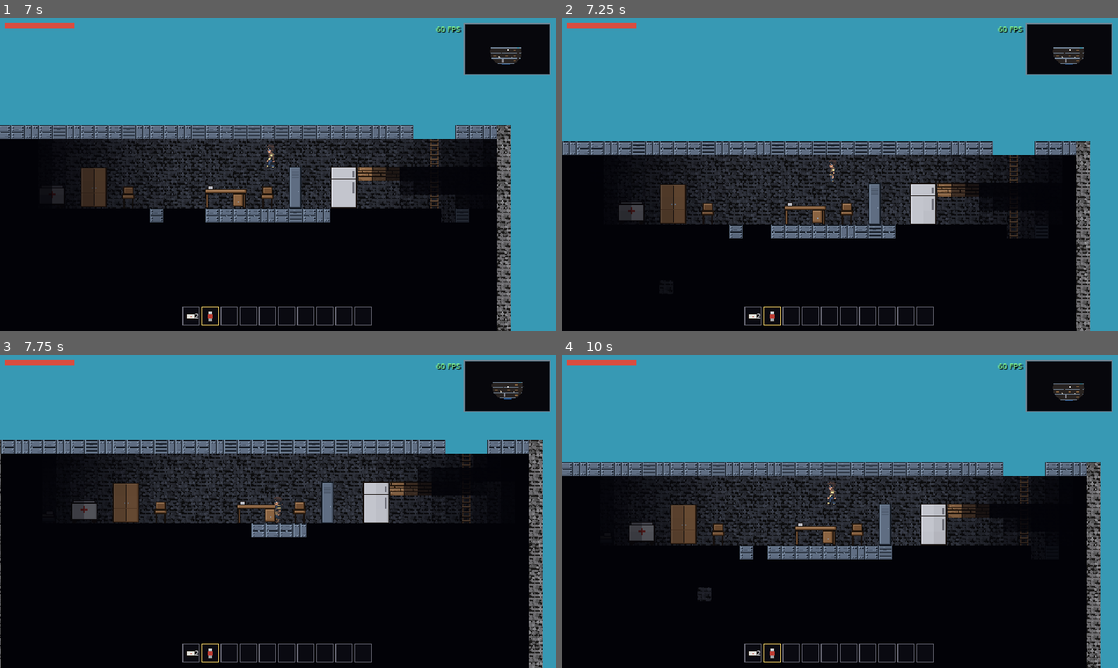
Above: before the commit, frames 1-4 (two rows, left to right).
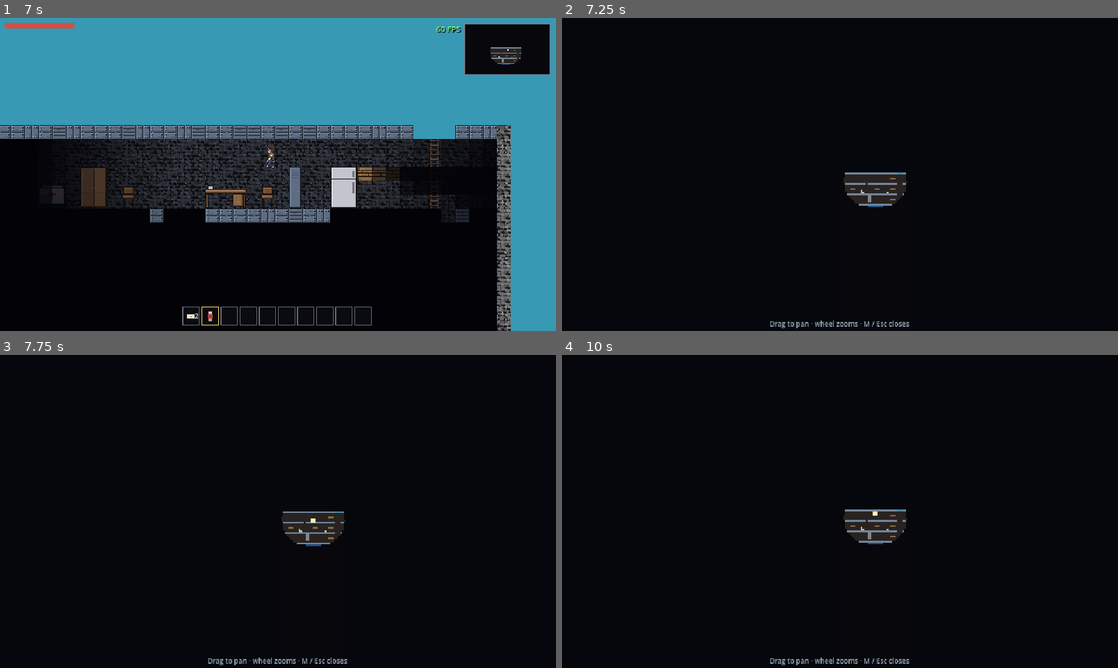
Above: after the commit, the same moments.

Repository: wilbur6689/SunkenCity
Game: Godot game, scene res://scenes/test/test_tower.tscn
Two runs of this game, one before a commit and one after it. Both use one fixed random seed, a clock stepped at 60 frames per second and the inputs below. This scene is started directly instead of the project's main scene. Sound files missing from this copy of the repository are replaced by a short silence.
Inputs (mouse positions are in pixels of both pictures, inside the frame that each line leads up to):
- Up to frame 1 (7 s): tap Enter at 0.5, 6.5 s; move the mouse to (400, 158) at 0.52 s; press the mouse at (400, 158) at 0.53 s; hold D (move_right) 0.53-1.25 s; tap Space (jump) at 0.77, 3.5, 3.77, 6.77 s; release the mouse at (400, 158) at 1.25 s; drag from (166, 190) to (250, 237) at 1.27 s; move the mouse to (333, 105) at 2.02 s; press the mouse at (333, 105) at 2.03 s; hold A (move_left) 2.03-2.75 s; tap Q (drop) at 2.1 s; release the mouse at (333, 105) at 2.75 s; drag from (250, 237) to (111, 127) at 2.77 s; move the mouse to (444, 221) at 3.52 s; hold D (move_right) 3.53-4.25 s; hold Shift (sprint) 3.53-4.25 s; click (444, 221) at 3.8 s; tap Tab (inventory) at 4.15 s; drag from (111, 127) to (194, 96) at 4.27 s; move the mouse to (305, 174) at 5.02 s; hold D (move_right) 5.03-5.75 s; hold Right mouse button (use_secondary) 5.03-5.75 s; click (305, 174) at 5.3 s; tap Escape (ui_cancel) at 5.65 s; drag from (194, 96) to (166, 190) at 5.77 s; move the mouse to (400, 158) at 6.52 s; press the mouse at (400, 158) at 6.53 s; hold A (move_left) from 6.53 s (still down); tap Mouse wheel down (zoom_out) at 6.6 s
- Up to frame 2 (7.25 s): keep holding A (move_left); tap M (map, bound only after the commit) at 7.15 s
- Up to frame 3 (7.75 s): release A (move_left) at 7.25 s; release the mouse at (400, 495) at 7.25 s; drag from (166, 527) to (250, 574) at 7.27 s
- Up to frame 4 (10 s): move the mouse to (895, 442) at 8.02 s; hold D (move_right) 8.03-8.75 s; hold C (crouch) 8.03-8.75 s; click (895, 442) at 8.3 s; drag from (812, 574) to (673, 464) at 8.77 s; move the mouse to (1006, 558) at 9.52 s; press the mouse at (1006, 558) at 9.53 s; hold A (move_left) from 9.53 s (still down); tap E (interact) at 9.6 s; tap Space (jump) at 9.77 s

Frame 1 is identical in both runs. In frame 2, 55% of the frame differs, in the area x 0-100%, y 0-100%; in frame 3, 42%; in frame 4, 50%.

Commit message:
M opens a full-screen map: drag to pan, wheel zoom on the mouse, blinking player marker
- MapView CanvasLayer (city + test tower, layer above all menus): the whole
  revealed city from MapReveal, opaque backdrop, Esc/M closes (coordinated
  with the Esc menu and character menu so keypresses don't double-fire)
- The 2400x400 world image builds once on first open (~340ms), then stays
  fresh from MapReveal.dirty (new reveals) plus a repaint window around the
  player (mining/pumping/building show up); reopening is instant
- Cell colors factored into MapColors, shared with the HUD minimap
- New "map" input action (M), listed on the Esc menu's controls page
- Test isolation fix: m3/m5 smokes pin a nonexistent character so they never
  inherit the real character save on this machine (a played character's
  tank/wetsuit broke m5's base-vitals checks)

Co-Authored-By: Claude Fable 5 <noreply@anthropic.com>
Claude-Session: https://claude.ai/code/session_01GxDZSizaHKPW71DMqToXjC

Diff:
--- a/project.godot
+++ b/project.godot
@@ -273,6 +273,27 @@
 "script": null
 )]
 }
+map={
+"deadzone": 0.5,
+"events": [Object(InputEventKey,
+"resource_local_to_scene": false,
+"resource_name": "",
+"device": -1,
+"window_id": 0,
+"alt_pressed": false,
+"shift_pressed": false,
+"ctrl_pressed": false,
+"meta_pressed": false,
+"pressed": false,
+"keycode": 0,
+"physical_keycode": 77,
+"key_label": 0,
+"unicode": 0,
+"location": 0,
+"echo": false,
+"script": null
+)]
+}
 inventory={
 "deadzone": 0.5,
 "events": [Object(InputEventKey,
--- a/scenes/city/city.tscn
+++ b/scenes/city/city.tscn
@@ -9,6 +9,7 @@
 [ext_resource type="PackedScene" path="res://scenes/ui/hud.tscn" id="7_hud"]
 [ext_resource type="PackedScene" path="res://scenes/ui/inventory_ui.tscn" id="8_ui"]
 [ext_resource type="Script" path="res://scripts/ui/pause_menu.gd" id="9_pause"]
+[ext_resource type="Script" path="res://scripts/ui/map_view.gd" id="10_map"]
 
 [node name="City" type="Node2D"]
 script = ExtResource("1_city")
@@ -48,3 +49,6 @@
 
 [node name="PauseMenu" type="CanvasLayer" parent="."]
 script = ExtResource("9_pause")
+
+[node name="MapView" type="CanvasLayer" parent="."]
+script = ExtResource("10_map")
--- a/scenes/test/test_tower.tscn
+++ b/scenes/test/test_tower.tscn
@@ -10,6 +10,7 @@
 [ext_resource type="PackedScene" path="res://scenes/ui/hud.tscn" id="4_hud"]
 [ext_resource type="PackedScene" path="res://scenes/ui/inventory_ui.tscn" id="5_inventory_ui"]
 [ext_resource type="Script" path="res://scripts/ui/pause_menu.gd" id="10_pause"]
+[ext_resource type="Script" path="res://scripts/ui/map_view.gd" id="11_map"]
 
 [node name="TestTower" type="Node2D"]
 script = ExtResource("1_tower")
@@ -51,3 +52,6 @@
 
 [node name="PauseMenu" type="CanvasLayer" parent="."]
 script = ExtResource("10_pause")
+
+[node name="MapView" type="CanvasLayer" parent="."]
+script = ExtResource("11_map")
--- a/scripts/test/m3_smoke.gd
+++ b/scripts/test/m3_smoke.gd
@@ -41,6 +41,7 @@
 	check(r1.towers >= 6, "800-wide slice holds %d towers (double-wide)" % r1.towers)
 
 	print("== B. the full city")
+	SaveGame.pending_character = "__m3_smoke__" # never inherit a real save
 	city = load("res://scenes/city/city.tscn").instantiate()
 	add_child(city)
 	player = city.get_node("Player")
--- a/scripts/test/m5_smoke.gd
+++ b/scripts/test/m5_smoke.gd
@@ -52,6 +52,9 @@
 	return n
 
 func _ready() -> void:
+	# Isolation: never inherit a real character save from this machine (the
+	# default character name may exist and carry gear that skews checks).
+	SaveGame.pending_character = "__m5_smoke__"
 	var city: Node2D = load("res://scenes/city/city.tscn").instantiate()
 	add_child(city)
 	var player: Player = city.get_node("Player")
--- a/scripts/ui/hud.gd
+++ b/scripts/ui/hud.gd
@@ -269,17 +269,7 @@
 	_minimap_tex = ImageTexture.create_from_image(_minimap_img)
 	_minimap.texture = _minimap_tex
 
-const _MAT_COLORS := {
-	WorldGrid.M.STONE: Color(0.52, 0.52, 0.55),
-	WorldGrid.M.WOOD: Color(0.55, 0.4, 0.24),
-	WorldGrid.M.METAL: Color(0.45, 0.52, 0.6),
-	WorldGrid.M.PLASTIC: Color(0.75, 0.72, 0.66),
-}
-const _UNREVEALED := Color(0.03, 0.03, 0.05)
-const _SKY := Color(0.22, 0.55, 0.64)
-const _INTERIOR := Color(0.16, 0.14, 0.13)
-const _WATER := Color(0.12, 0.3, 0.52)
-const _DEEP := Color(0.05, 0.12, 0.26)
+# Cell colors live in MapColors (shared with the full-screen map view).
 
 func _redraw_minimap() -> void:
 	if not World.is_ready() or World.map_reveal == null:
@@ -290,18 +280,7 @@
 	for py in w.y:
 		for px in w.x:
 			var cell := org + Vector2i(px, py)
-			var col: Color = _UNREVEALED
-			if World.map_reveal.is_revealed(cell):
-				var mat: int = World.grid.structure_at(cell)
-				if mat != WorldGrid.M.AIR:
-					col = _MAT_COLORS.get(mat, _INTERIOR)
-				elif World.water_sim.level_at(cell) > 2:
-					var deep_f := clampf(float(cell.y - World.waterline_row) / 250.0, 0.0, 1.0)
-					col = _WATER.lerp(_DEEP, deep_f)
-				elif World.has_back_wall_cell(cell):
-					col = _INTERIOR
-				else:
-					col = _SKY if cell.y < World.waterline_row else _WATER.lerp(_INTERIOR, 0.5)
+			var col := MapColors.cell_color(cell) if World.map_reveal.is_revealed(cell) else MapColors.UNREVEALED
 			_minimap_img.set_pixel(px, py, col)
 	# The player: a bright 2x2 dot dead centre.
 	for d: Vector2i in [Vector2i(0, 0), Vector2i(1, 0), Vector2i(0, 1), Vector2i(1, 1)]:
--- a/scripts/ui/inventory_ui.gd
+++ b/scripts/ui/inventory_ui.gd
@@ -798,7 +798,8 @@
 		player.crafting_opened.connect(open_panel)
 		player.inventory.changed.connect(_refresh_all)
 	var pause = get_tree().get_first_node_in_group("pause_menu")
-	if Input.is_action_just_pressed("inventory") and (pause == null or not pause.open):
+	var mv = get_tree().get_first_node_in_group("map_view")
+	if Input.is_action_just_pressed("inventory") and (pause == null or not pause.open) and (mv == null or not mv.open):
 		toggle()
 	if not open:
 		# Esc with no menu open is the pause menu's business (sound, quit).
--- /dev/null
+++ b/scripts/ui/map_colors.gd
@@ -0,0 +1,28 @@
+class_name MapColors
+extends RefCounted
+## Shared cell-color mapping for the minimap and the full-screen map (CC-25):
+## structure materials, water depth-graded to the abyss, sky, and interiors.
+
+const MAT := {
+	WorldGrid.M.STONE: Color(0.52, 0.52, 0.55),
+	WorldGrid.M.WOOD: Color(0.55, 0.4, 0.24),
+	WorldGrid.M.METAL: Color(0.45, 0.52, 0.6),
+	WorldGrid.M.PLASTIC: Color(0.75, 0.72, 0.66),
+}
+const UNREVEALED := Color(0.03, 0.03, 0.05)
+const SKY := Color(0.22, 0.55, 0.64)
+const INTERIOR := Color(0.16, 0.14, 0.13)
+const WATER := Color(0.12, 0.3, 0.52)
+const DEEP := Color(0.05, 0.12, 0.26)
+
+## Color of one REVEALED cell (callers handle unrevealed themselves).
+static func cell_color(cell: Vector2i) -> Color:
+	var mat: int = World.grid.structure_at(cell)
+	if mat != WorldGrid.M.AIR:
+		return MAT.get(mat, INTERIOR)
+	if World.water_sim.level_at(cell) > 2:
+		var deep_f := clampf(float(cell.y - World.waterline_row) / 250.0, 0.0, 1.0)
+		return WATER.lerp(DEEP, deep_f)
+	if World.has_back_wall_cell(cell):
+		return INTERIOR
+	return SKY if cell.y < World.waterline_row else WATER.lerp(INTERIOR, 0.5)
--- /dev/null
+++ b/scripts/ui/map_view.gd
@@ -0,0 +1,173 @@
+extends CanvasLayer
+## Full-screen map (M, user request): the whole revealed city (CC-25), pan
+## by dragging (LMB) and zoom with the wheel (anchored on the mouse). M or
+## Esc closes. The world image is built once on first open, then kept fresh
+## from MapReveal's newly-revealed cells plus a repaint window around the
+## player, so reopening is instant.
+
+const ZOOM_MIN := 0.5
+const ZOOM_MAX := 8.0
+const REFRESH_SECONDS := 0.5
+const REPAINT_WINDOW := Vector2i(120, 70) # cells around the player kept fresh
+
+var open: bool = false
+var esc_consumed_frame: int = -1
+var root: Control
+var map_rect: TextureRect
+var marker: ColorRect
+var zoom: float = 2.0
+var pan := Vector2.ZERO
+var _img: Image
+var _tex: ImageTexture
+var _built := false
+var _dragging := false
+var _refresh := 0.0
+
+func _ready() -> void:
+	add_to_group("map_view")
+	layer = 7 # above the HUD (1), character menu (5), and Esc menu (6)
+	root = Control.new()
+	root.set_anchors_preset(Control.PRESET_FULL_RECT)
+	root.visible = false
+	root.mouse_filter = Control.MOUSE_FILTER_STOP
+	root.gui_input.connect(_gui_input)
+	add_child(root)
+	var bg := ColorRect.new()
+	bg.color = Color(0.02, 0.03, 0.05)
+	bg.set_anchors_preset(Control.PRESET_FULL_RECT)
+	bg.mouse_filter = Control.MOUSE_FILTER_IGNORE
+	root.add_child(bg)
+	var clip := Control.new()
+	clip.set_anchors_preset(Control.PRESET_FULL_RECT)
+	clip.clip_contents = true
+	clip.mouse_filter = Control.MOUSE_FILTER_IGNORE
+	root.add_child(clip)
+	map_rect = TextureRect.new()
+	map_rect.expand_mode = TextureRect.EXPAND_IGNORE_SIZE
+	map_rect.stretch_mode = TextureRect.STRETCH_SCALE
+	map_rect.texture_filter = CanvasItem.TEXTURE_FILTER_NEAREST
+	map_rect.mouse_filter = Control.MOUSE_FILTER_IGNORE
+	clip.add_child(map_rect)
+	marker = ColorRect.new()
+	marker.color = Color(1.0, 0.95, 0.7)
+	marker.size = Vector2(5, 5)
+	marker.mouse_filter = Control.MOUSE_FILTER_IGNORE
+	clip.add_child(marker)
+	var hint := UITheme.label("Drag to pan · wheel zooms · M / Esc closes", 8, Color(0.6, 0.68, 0.74))
+	hint.set_anchors_preset(Control.PRESET_BOTTOM_WIDE)
+	hint.offset_top = -14
+	hint.horizontal_alignment = HORIZONTAL_ALIGNMENT_CENTER
+	root.add_child(hint)
+
+func _process(delta: float) -> void:
+	if Input.is_action_just_pressed("map") and World.is_ready():
+		var inv = get_tree().get_first_node_in_group("inventory_ui")
+		var pause = get_tree().get_first_node_in_group("pause_menu")
+		if open:
+			close()
+		elif (inv == null or not inv.open) and (pause == null or not pause.open):
+			open_map()
+	if not open:
+		return
+	if Input.is_action_just_pressed("ui_cancel"):
+		esc_consumed_frame = Engine.get_process_frames()
+		close()
+		return
+	_refresh -= delta
+	if _refresh <= 0.0:
+		_refresh = REFRESH_SECONDS
+		_update_pixels()
+	_clamp_pan()
+	map_rect.position = pan
+	map_rect.size = Vector2(_img.get_size()) * zoom
+	var player = get_tree().get_first_node_in_group("player")
+	if player != null:
+		var cell := World.cell_at(player.global_position) - World.grid.bounds.position
+		marker.position = pan + Vector2(cell) * zoom - marker.size * 0.5
+	marker.visible = int(Time.get_ticks_msec() / 400) % 2 == 0 # blink
+
+func open_map() -> void:
+	open = true
+	root.visible = true
+	if not _built:
+		_build_full()
+	else:
+		_update_pixels()
+	_refresh = REFRESH_SECONDS
+	var player = get_tree().get_first_node_in_group("player")
+	if player != null:
+		player.ui_blocks_mouse = true
+		# centre the view on the player
+		var cell := World.cell_at(player.global_position) - World.grid.bounds.position
+		pan = root.size * 0.5 - Vector2(cell) * zoom
+
+func close() -> void:
+	open = false
+	_dragging = false
+	root.visible = false
+	var player = get_tree().get_first_node_in_group("player")
+	if player != null:
+		player.ui_blocks_mouse = false
+
+# --- Input: drag pan + wheel zoom on the mouse point ---
+
+func _gui_input(event: InputEvent) -> void:
+	if event is InputEventMouseButton:
+		if event.button_index == MOUSE_BUTTON_LEFT:
+			_dragging = event.pressed
+		elif event.pressed and event.button_index == MOUSE_BUTTON_WHEEL_UP:
+			_zoom_at(event.position, 1.25)
+		elif event.pressed and event.button_index == MOUSE_BUTTON_WHEEL_DOWN:
+			_zoom_at(event.position, 1.0 / 1.25)
+	elif event is InputEventMouseMotion and _dragging:
+		pan += event.relative
+
+func _zoom_at(mouse: Vector2, factor: float) -> void:
+	var new_zoom := clampf(zoom * factor, ZOOM_MIN, ZOOM_MAX)
+	# keep the map point under the mouse fixed while zooming
+	pan = mouse - (mouse - pan) * (new_zoom / zoom)
+	zoom = new_zoom
+
+func _clamp_pan() -> void:
+	var map_size := Vector2(_img.get_size()) * zoom if _img != null else Vector2.ZERO
+	var view := root.size
+	pan.x = clampf(pan.x, minf(view.x - map_size.x, view.x * 0.5), maxf(0.0, view.x * 0.5))
+	pan.y = clampf(pan.y, minf(view.y - map_size.y, view.y * 0.5), maxf(0.0, view.y * 0.5))
+
+# --- Image upkeep ---
+
+## One-time full build (first open); afterwards only new reveals repaint.
+func _build_full() -> void:
+	var t0 := Time.get_ticks_msec()
+	var b: Rect2i = World.grid.bounds
+	_img = Image.create(b.size.x, b.size.y, false, Image.FORMAT_RGB8)
+	_img.fill(MapColors.UNREVEALED)
+	for y in b.size.y:
+		for x in b.size.x:
+			var cell := b.position + Vector2i(x, y)
+			if World.map_reveal.is_revealed(cell):
+				_img.set_pixel(x, y, MapColors.cell_color(cell))
+	World.map_reveal.dirty.clear()
+	_tex = ImageTexture.create_from_image(_img)
+	map_rect.texture = _tex
+	_built = true
+	print("map view: full build in %d ms" % (Time.get_ticks_msec() - t0))
+
+## Newly revealed cells + a window around the player (terrain there may
+## have changed: mining, pumping, building).
+func _update_pixels() -> void:
+	var b: Rect2i = World.grid.bounds
+	for v in World.map_reveal.dirty:
+		var cell := Vector2i(v)
+		_img.set_pixel(cell.x - b.position.x, cell.y - b.position.y, MapColors.cell_color(cell))
+	World.map_reveal.dirty.clear()
+	var player = get_tree().get_first_node_in_group("player")
+	if player != null:
+		var center := World.cell_at(player.global_position)
+		var org := center - REPAINT_WINDOW / 2
+		for dy in REPAINT_WINDOW.y:
+			for dx in REPAINT_WINDOW.x:
+				var cell := org + Vector2i(dx, dy)
+				if b.has_point(cell) and World.map_reveal.is_revealed(cell):
+					_img.set_pixel(cell.x - b.position.x, cell.y - b.position.y, MapColors.cell_color(cell))
+	_tex.update(_img)
--- a/scripts/ui/pause_menu.gd
+++ b/scripts/ui/pause_menu.gd
@@ -28,6 +28,7 @@
 	["Scrap / back wall", "RMB (hold)"],
 	["Interact (legacy)", ["interact"]],
 	["Inventory", ["inventory"]],
+	["Map", ["map"]],
 	["Bare hands", ["drop"]],
 	["Hotbar", "1–0 · wheel cycles"],
 	["Zoom", "Ctrl + wheel"],
@@ -166,10 +167,13 @@
 		else:
 			close()
 		return
-	# The character menu owns Esc while it is open (it closes itself, and
-	# marks the frame so this menu does not pop in the same keypress).
+	# The character menu / map view own Esc while open (each closes itself
+	# and marks the frame so this menu does not pop on the same keypress).
 	var inv = get_tree().get_first_node_in_group("inventory_ui")
 	if inv != null and (inv.open or inv.esc_consumed_frame == Engine.get_process_frames()):
+		return
+	var mv = get_tree().get_first_node_in_group("map_view")
+	if mv != null and (mv.open or mv.esc_consumed_frame == Engine.get_process_frames()):
 		return
 	open_menu()
 
--- a/scripts/world/map_reveal.gd
+++ b/scripts/world/map_reveal.gd
@@ -7,6 +7,7 @@
 var bounds: Rect2i
 var bits := PackedByteArray()
 var revealed := 0 # running count (the bitset is too big to walk per frame)
+var dirty: PackedVector2Array = [] # newly revealed cells since last drain (map view)
 
 func _init(p_bounds: Rect2i) -> void:
 	bounds = p_bounds
@@ -29,6 +30,8 @@
 	if bits[i >> 3] & mask == 0:
 		bits[i >> 3] |= mask
 		revealed += 1
+		if dirty.size() < 200000: # safety cap; the map view drains this
+			dirty.append(Vector2(cell))
 
 ## Reveal a disc of cells around the player's position.
 func reveal_disc(center: Vector2i, radius: int) -> void:
Not shown: 1 places in scenes/city/city.tscn that only renumber resources
Not shown: 1 places in scenes/test/test_tower.tscn that only renumber resources
Not shown, added: scripts/ui/map_colors.gd.uid
Not shown, added: scripts/ui/map_view.gd.uid
Not shown, changed: CLAUDE.md
